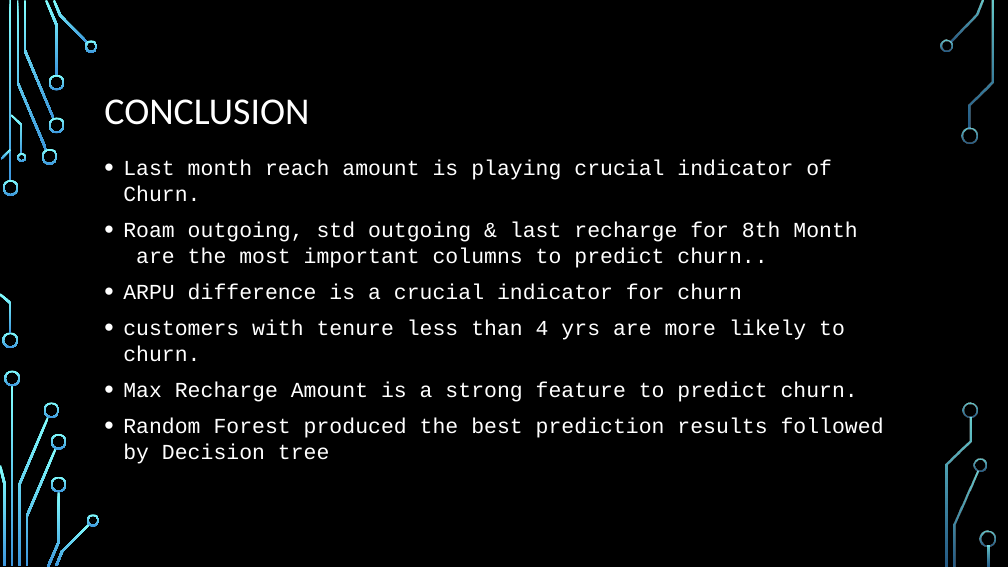
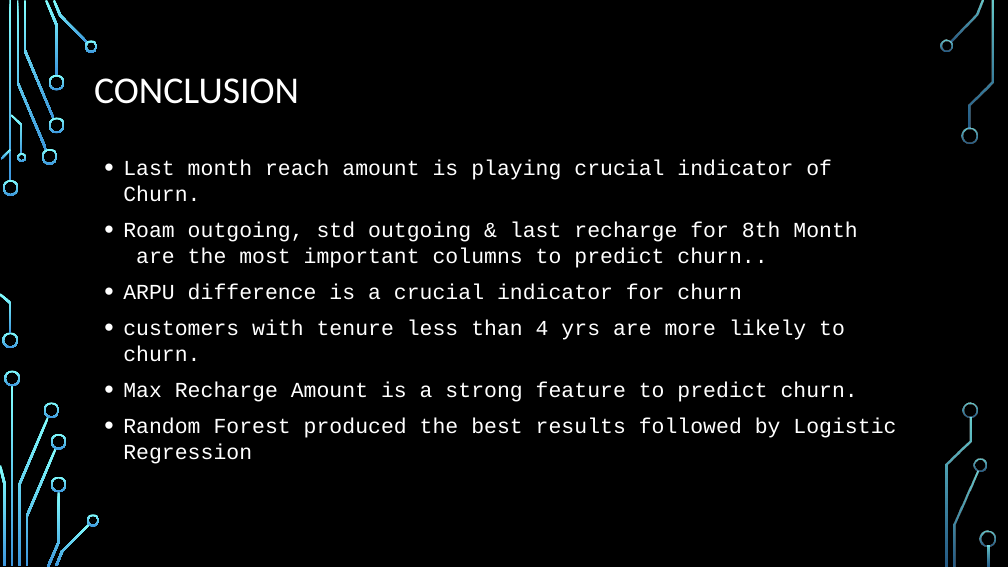
Before and after one commit to mohantvss/CI-CD, a slide deck: slide 6 of Domain_Telecom_Churn.pptx (slide 7 before the commit). Drawn at 1008x567 pixels with LibreOffice and Linux fonts; fonts in the diff are those of the drawing; background and template pictures are left out. Boxes give left, top, right and bottom in pixels: in the first picture for what was removed or moved away, otherwise in the second. Text is boxed around its words. In the diff, an @@ line names an element or a change of style, - is before the commit and + after.

```diff
--- a/Domain_Telecom_Churn.pptx
+++ b/Domain_Telecom_Churn.pptx
@@ title "CONCLUSION": place and size @@
-title "CONCLUSION" at (104, 99, 309, 125)
+title "CONCLUSION" at (94, 78, 299, 104)
@@ text at (123, 418, 896, 464): text changed @@
-• Random Forest produced the best prediction results followed by Decision tree
+• Random Forest produced the best results followed by Logistic Regression
```
Also in this commit, not shown: 4 other slides changed, 1 slide added, 3 slides removed.
